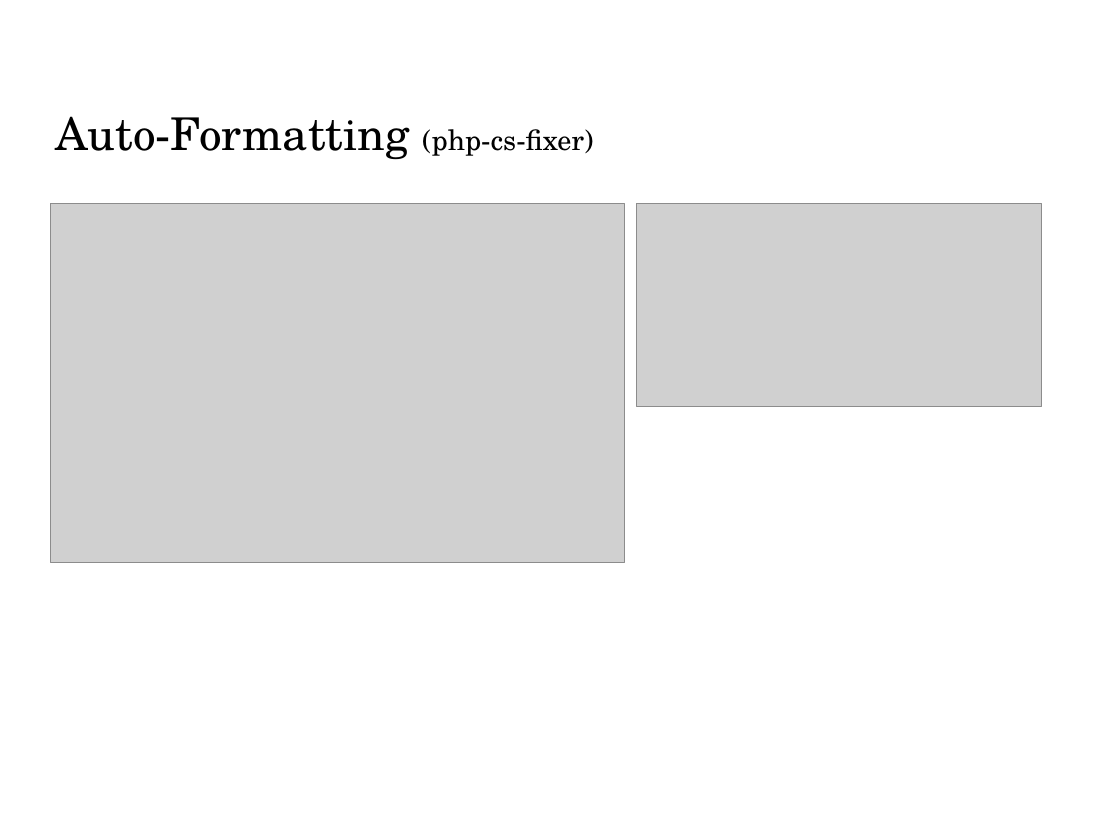
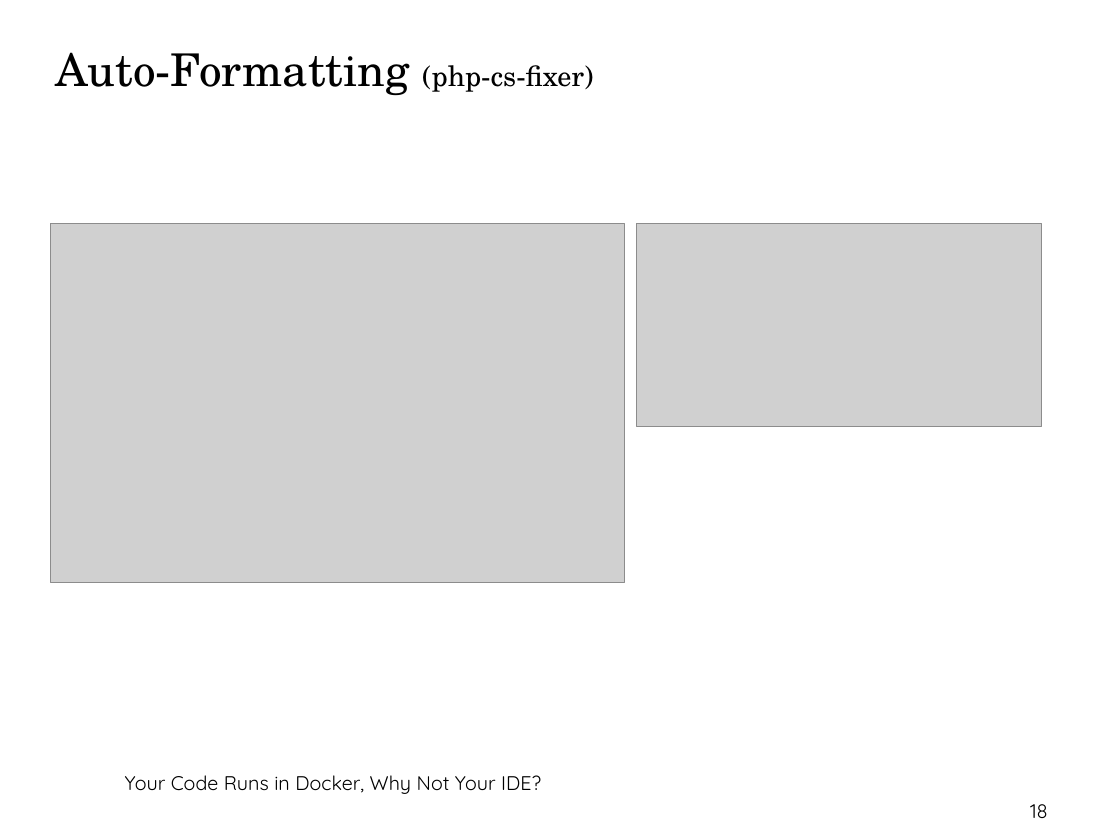
Before and after one commit to thbley/ide_in_docker, a slide deck: slide 18 of ide_in_docker_ipc.odp. Drawn at 1120x840 pixels with LibreOffice and Linux fonts; fonts in the diff are those of the drawing; grey boxes stand for pictures; background and template pictures are left out. Boxes give left, top, right and bottom in pixels: in the first picture for what was removed or moved away, otherwise in the second. Text is boxed around its words. In the diff, an @@ line names an element or a change of style, - is before the commit and + after.

Commit message:
updated slides with ipc layout

```diff
--- a/ide_in_docker_ipc.odp
+++ b/ide_in_docker_ipc.odp
@@ title "Auto-Formatting (php-cs-fixer)": place and size @@
-title "Auto-Formatting (php-cs-fixer)" at bbox=[56, 116, 593, 160]
+title "Auto-Formatting (php-cs-fixer)" at bbox=[56, 52, 593, 96]
@@ picture: place and size @@
-picture at bbox=[51, 203, 624, 563]
+picture at bbox=[51, 224, 624, 583]
@@ picture: place and size @@
-picture at bbox=[636, 203, 1042, 407]
+picture at bbox=[636, 224, 1042, 427]
@@ text "Your Code Runs in Docker, ..." at bbox=[125, 775, 541, 794]: text colour #FFFFFF to #000000 @@
@@ text "Your Code Runs in Docker, ...": place and size @@
-text "Your Code Runs in Docker, ..." at bbox=[25, 9, 686, 32]
+text "Your Code Runs in Docker, ..." at bbox=[125, 775, 541, 794]
@@ page number: place and size @@
-page number at bbox=[884, 807, 1084, 829]
+page number at bbox=[1030, 804, 1048, 818]
@@ page number at bbox=[1030, 804, 1048, 818]: text colour #FFFFFF to #000000 @@
```
Also in this commit, not shown: 19 other slides changed, 1 other file.
